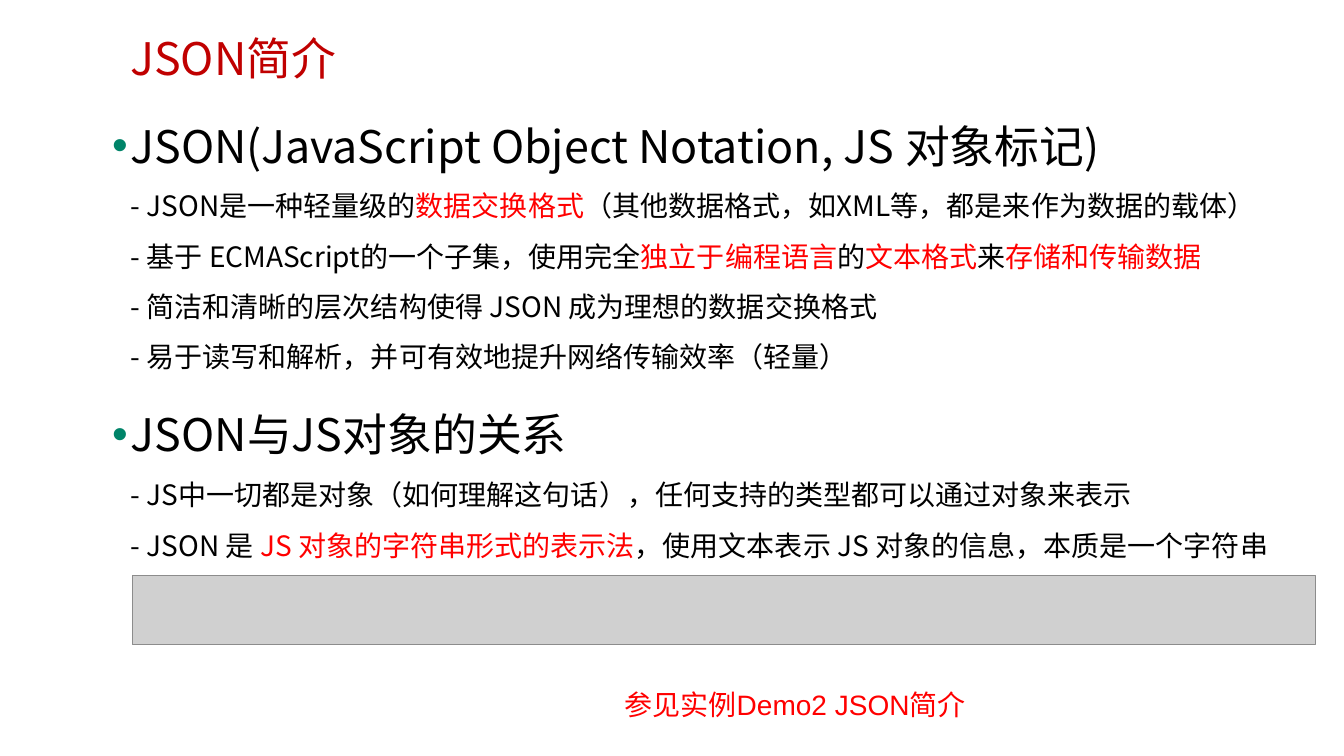
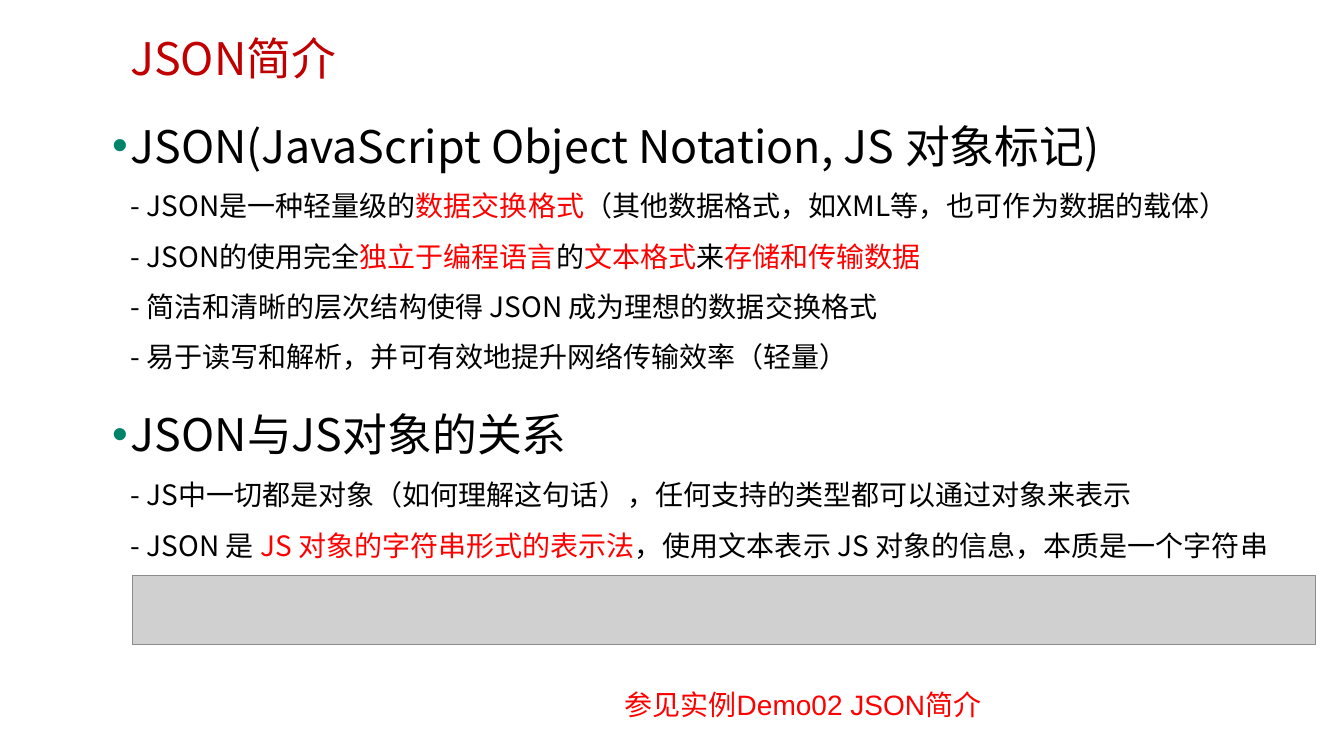
Before and after one commit to edu2act/course-javascript-advanced, a slide deck: slide 3 of 课程PPT/23.JS标准内置对象-非构造器（JSON）.pptx. Drawn at 1344x756 pixels with LibreOffice and Linux fonts; fonts in the diff are those of the drawing; grey boxes stand for pictures; background and template pictures are left out. Boxes give left, top, right and bottom in pixels: in the first picture for what was removed or moved away, otherwise in the second. Text is boxed around its words. In the diff, an @@ line names an element or a change of style, - is before the commit and + after.

```diff
--- a/课程PPT/23.JS标准内置对象-非构造器（JSON）.pptx
+++ b/课程PPT/23.JS标准内置对象-非构造器（JSON）.pptx
@@ text at [131, 125, 1228, 370]: text changed @@
-• JSON(JavaScript Object Notation, JS 对象标记)
-  - JSON是一种轻量级的数据交换格式（其他数据格式，如XML等，都是来作为数据的载体）
-  - 基于 ECMAScript的一个子集，使用完全独立于编程语言的文本格式来存储和传输数据
-  - 简洁和清晰的层次结构使得 JSON 成为理想的数据交换格式
-  - 易于读写和解析，并可有效地提升网络传输效率（轻量）
+• JSON(JavaScript Object Notation, JS 对象标记)
+  - JSON是一种轻量级的数据交换格式（其他数据格式，如XML等，也可作为数据的载体）
+  - JSON的使用完全独立于编程语言的文本格式来存储和传输数据
+  - 简洁和清晰的层次结构使得 JSON 成为理想的数据交换格式
+  - 易于读写和解析，并可有效地提升网络传输效率（轻量）
@@ text at [625, 691, 981, 718]: text changed @@
-参见实例Demo2 JSON简介
+参见实例Demo02 JSON简介
```
Also in this commit, not shown: 1 slide added, 4 other files.
